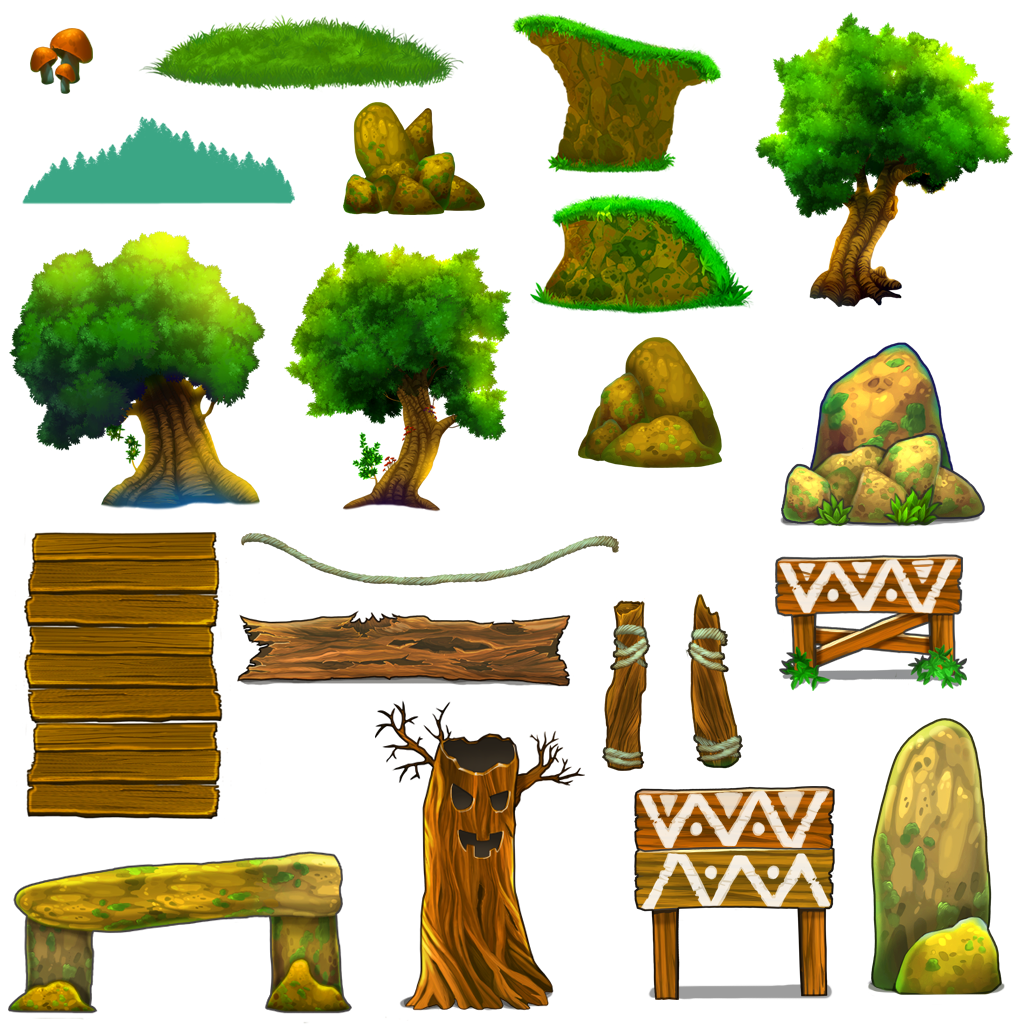
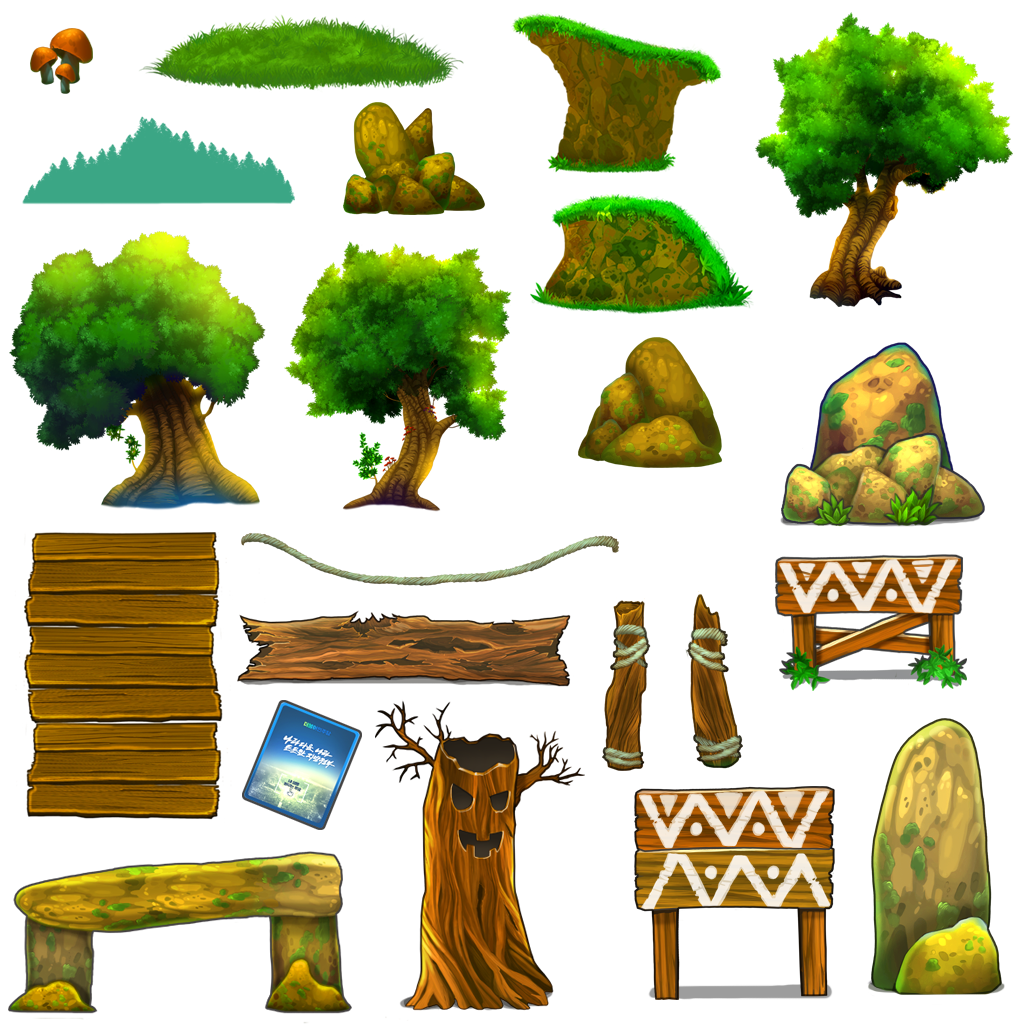
The second w=1024, h=1024 image is a revision of the first. Changes to its layers:
renamed "Layer 7" to "Layer 8", painted on it over <box>242,700,362,830</box>
